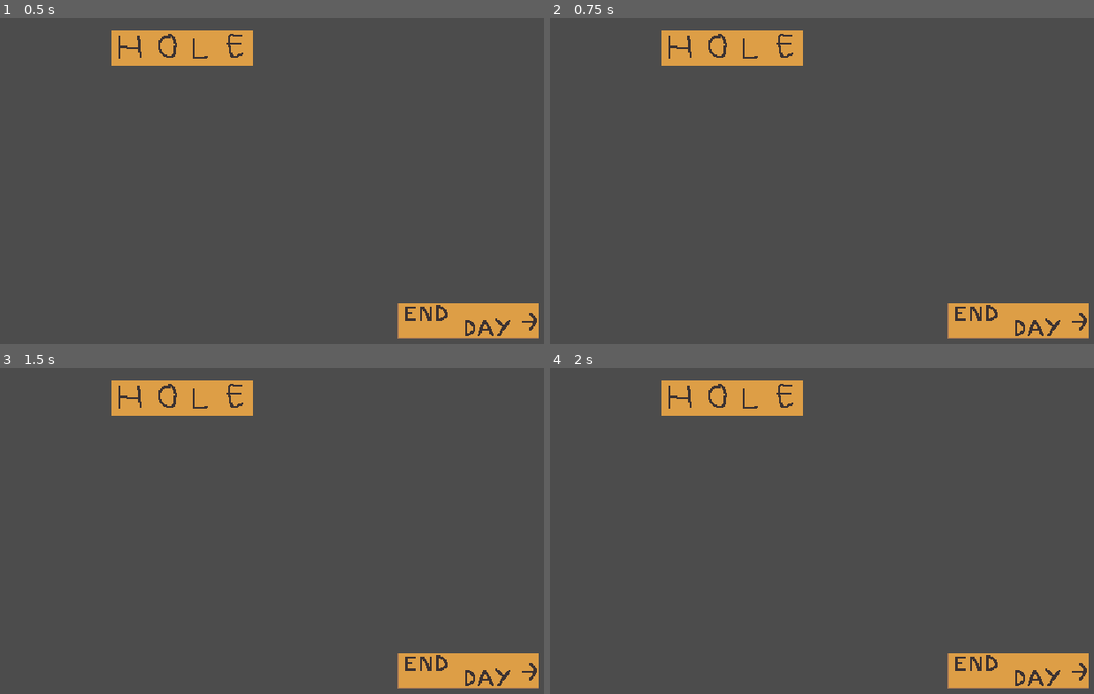
Above: before the commit, frames 1-4 (two rows, left to right).
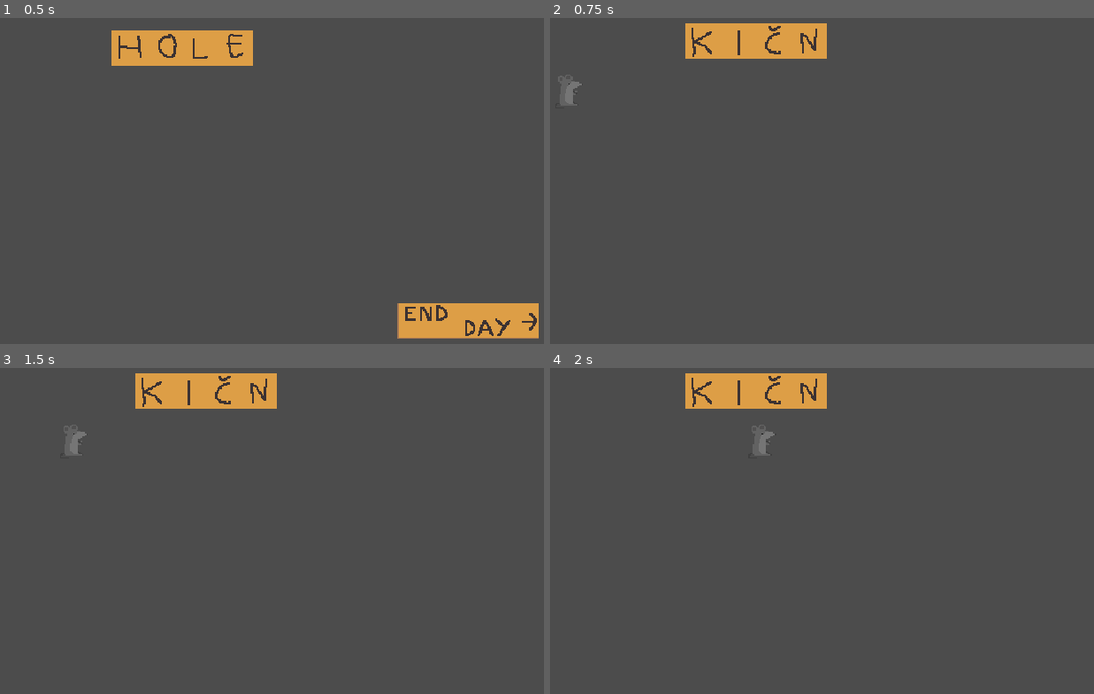
Above: after the commit, the same moments.

Repository: dudekekic/mouse_hole
Game: Godot game, scene res://src/MouseHole.tscn
Two runs of this game, one before a commit and one after it. Both use one fixed random seed, a clock stepped at 60 frames per second and the inputs below. The project has no main scene, so this scene is started directly.
Inputs (mouse positions are in pixels of both pictures, inside the frame that each line leads up to):
- Up to frame 1 (0.5 s): no input
- Up to frame 2 (0.75 s): click (1017, 321) at 0.5 s
- Up to frame 3 (1.5 s): tap Enter at 1.25 s; hold Right (ui_right) from 1.28 s (still down)
- Up to frame 4 (2 s): keep holding Right (ui_right)

Frame 1 is identical in both runs. In frame 2, 5.2% of the frame differs, in the area x 2-100%, y 1-99%; in frame 3, 5.2%; in frame 4, 5.2%.

Commit message:
Popravio tipku koja se odspojila zbog promjene naziva

Diff:
--- a/src/MouseHole.gd
+++ b/src/MouseHole.gd
@@ -1,4 +1,6 @@
 extends Control
 
-func _on_btnEndDay_pressed():
-	get_tree().change_scene("res://src/levels/Kuhinja_main.tscn")
+
+
+func _on_btnEndDay_pressed() -> void:
+	get_tree().change_scene("res://src/levels/KitchenMain.tscn")
